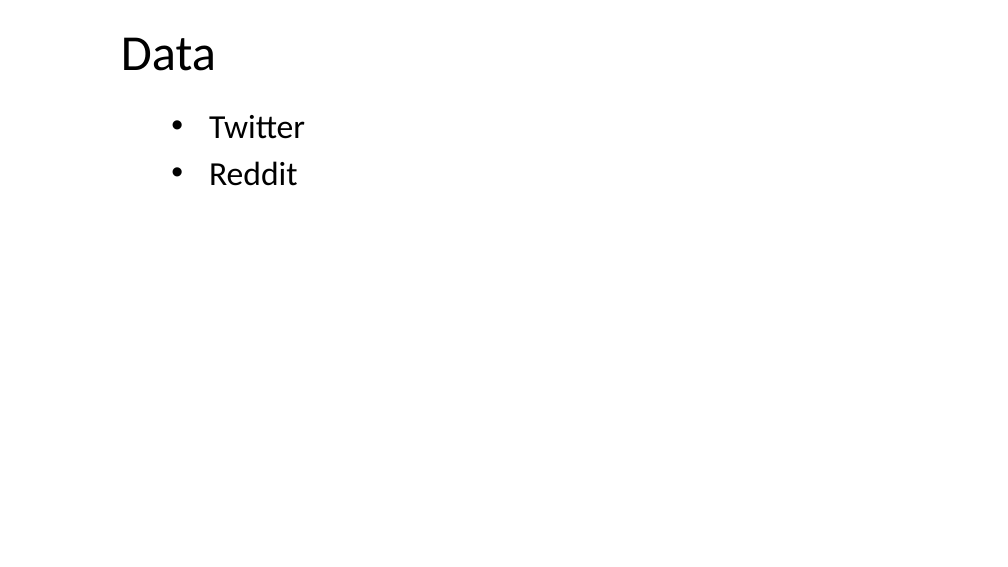
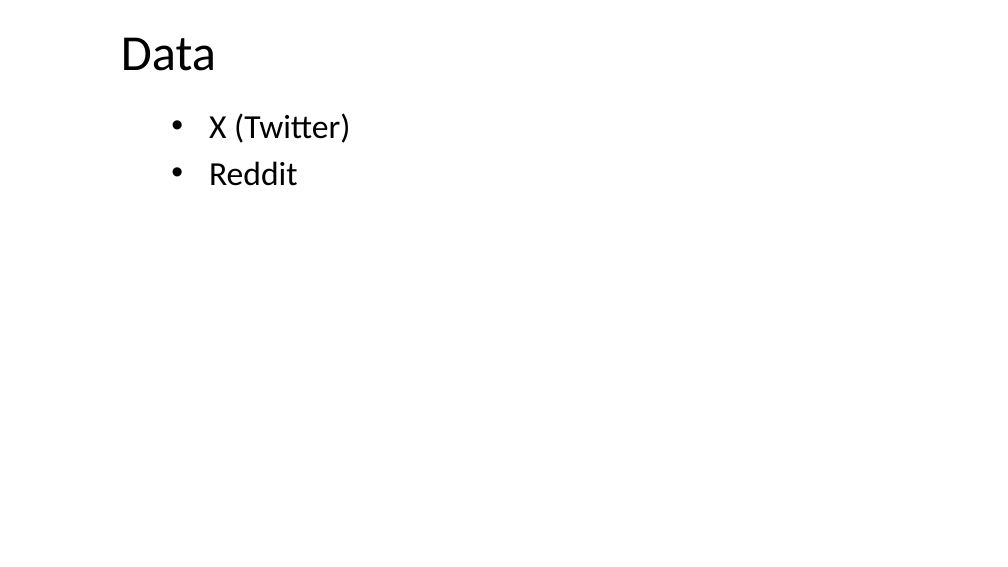
Before and after one commit to JamesChapmanNV/Social_Media_Pharmacovigilance, a slide deck: slide 5 of presentation_final_paper/PowerPoint.pptx. Drawn at 1008x567 pixels with LibreOffice and Linux fonts; fonts in the diff are those of the drawing; background and template pictures are left out. Boxes give left, top, right and bottom in pixels: in the first picture for what was removed or moved away, otherwise in the second. Text is boxed around its words. In the diff, an @@ line names an element or a change of style, - is before the commit and + after.

```diff
--- a/presentation_final_paper/PowerPoint.pptx
+++ b/presentation_final_paper/PowerPoint.pptx
@@ text at [209, 113, 350, 143]: text changed @@
-• Twitter
+• X (Twitter)
```
Also in this commit, not shown: 1 other slide changed, 7 other files.
